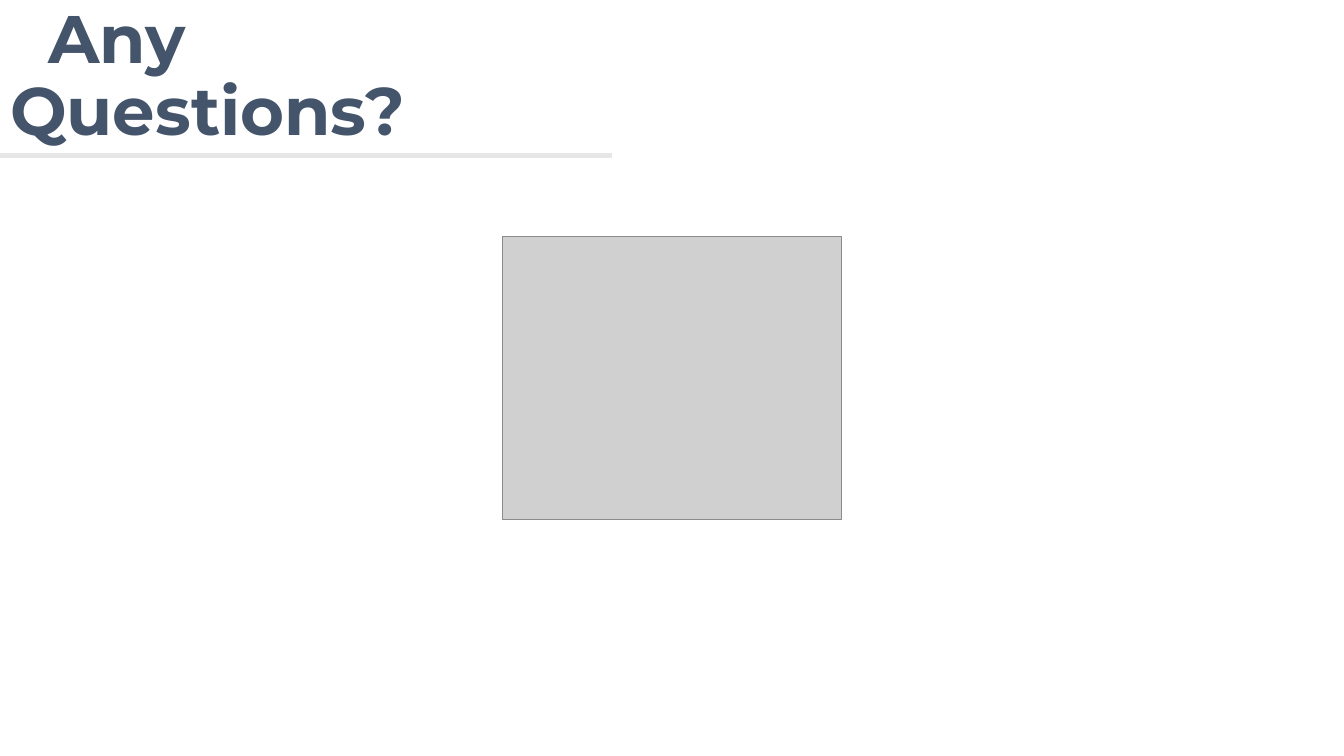
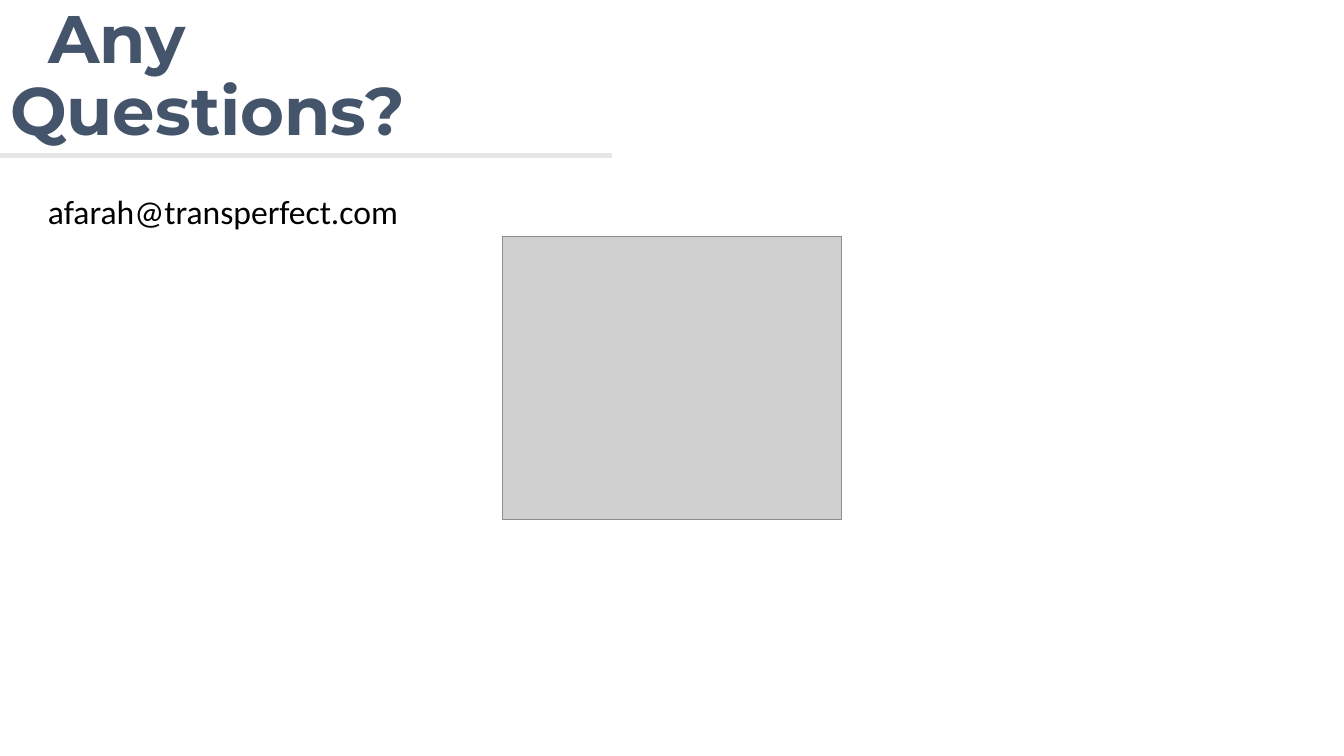
Before and after one commit to avifarah/Know-the-signs-when-and-how-talk-about-drugs, a slide deck: slide 16 of Know the Signs_When and How to Talk about Drugs.pptx. Drawn at 1344x756 pixels with LibreOffice and Linux fonts; fonts in the diff are those of the drawing; grey boxes stand for pictures. Boxes give left, top, right and bottom in pixels: in the first picture for what was removed or moved away, otherwise in the second. Text is boxed around its words. In the diff, an @@ line names an element or a change of style, - is before the commit and + after.

```diff
--- a/Know the Signs_When and How to Talk about Drugs.pptx
+++ b/Know the Signs_When and How to Talk about Drugs.pptx
@@ text added at [48, 200, 398, 230], 24 pt, text #000000 @@
+afarah@transperfect.com
```
Also in this commit, not shown: 2 other files.
